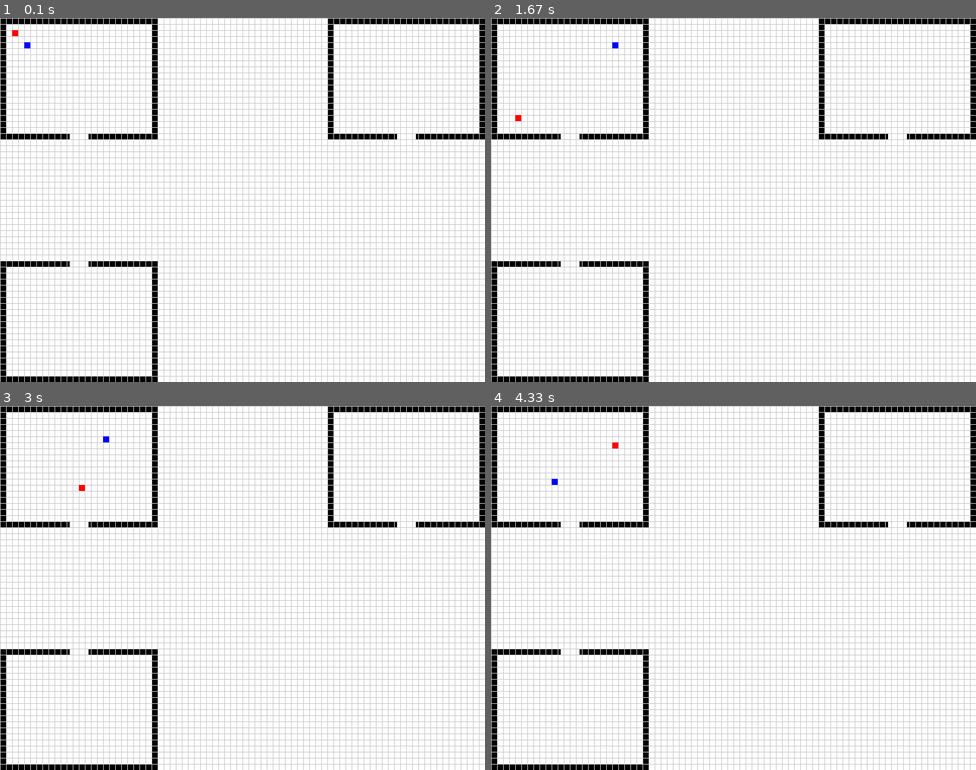
Above: before the commit, frames 1-4 (two rows, left to right).
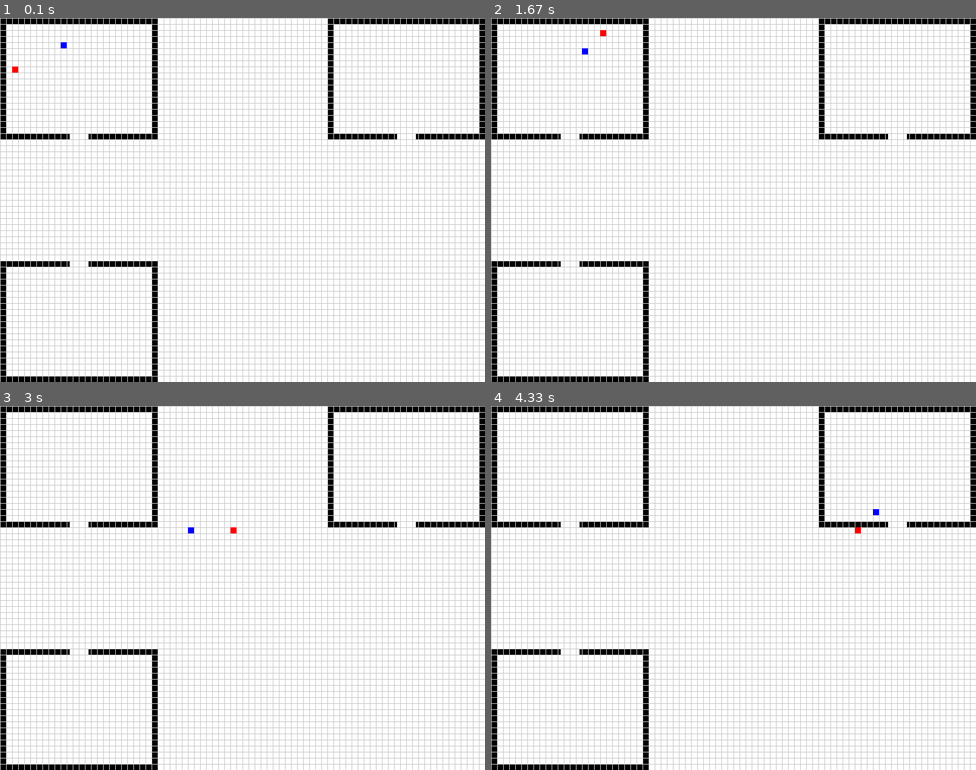
Above: after the commit, the same moments.

Repository: Chryron/llm-rpg
Game: pygame game, started from llm-rpg/main.py
The game is run twice, just before and just after one commit, with the same random seed, the same clock (stepped at 60 frames per second) and the same inputs.
Inputs:
- Up to frame 1 (0.1 s): no input
- Up to frame 2 (1.67 s): no input
- Up to frame 3 (3 s): no input
- Up to frame 4 (4.33 s): no input

The runs differ from the first frame. In frame 1, less than 0.1% of the frame differs, in the area x 2-14%, y 3-15%; in frame 2, less than 0.1%; in frame 3, less than 0.1%; in frame 4, less than 0.1%.

Commit message:
pathfinding action queue functional

Diff:
--- a/llm-rpg/brain.py
+++ b/llm-rpg/brain.py
@@ -8,6 +8,38 @@
         self.memory = Memory()
         self.target = None
         self.path = None
+
+        # Dialogue-related attributes
+
+        self.conversation_partner = None
+        self.messages = []
+
+
+
+    def decide_action(self, game_map, all_npcs):
+        """Decide on the next action for the NPC."""
+        if random.choice([True, False]):
+            target_npc = self._choose_npc_target(all_npcs)
+            if target_npc:
+                print(f"NPC {COLORS[self.parent_npc.color]} is targeting NPC {COLORS[target_npc.color]}")
+                message = random.choice(['Hello', 'How are you?', 'Nice to meet you'])
+                self.parent_npc.queue_action('converse', target_npc, message=message)
+                return  # Exit after queuing a converse action
+        target_location = self.choose_location(game_map)
+        if target_location:
+            self.parent_npc.queue_action('pathfind', target_location)
+
+
+    def _choose_conversation_partner(self, all_npcs):
+        """Choose a random NPC to converse with."""
+        available_npcs = [npc for npc in all_npcs if npc != self.parent_npc]
+        return random.choice(available_npcs) if available_npcs else None
+
+    def _choose_npc_target(self, all_npcs):
+        """Choose a random NPC to target."""
+        available_npcs = [npc for npc in all_npcs if npc != self.parent_npc]
+        return random.choice(available_npcs) if available_npcs else None
+
 
 
     def choose_location(self, game_map):
@@ -26,8 +58,8 @@
             available_npcs = [npc for npc in all_npcs if npc != self.parent_npc]
             if available_npcs:
                 target_npc = random.choice(available_npcs)
-                self.target = {'type': 'npc', 'data': (target_npc.x, target_npc.y), 'npc': target_npc}
                 print(f"NPC {COLORS[self.parent_npc.color]} is targeting NPC {COLORS[target_npc.color]}")
+                self.parent_npc.queue_action('converse', target_npc)
             else:
                 self.choose_location_as_target(game_map)
         else:
@@ -37,30 +69,57 @@
         """Choose a location as the target."""
         target_coords = self.choose_location(game_map)
         if target_coords:
-            self.target = {'type': 'coords', 'data': target_coords}
-            # print(f"NPC {COLORS[self.parent_npc.color]} is targeting location at {target_coords}")
+            self.parent_npc.queue_action('pathfind', target_coords)
 
-    def choose_random_point(self, game_map):
-        while True:
-            x = random.randint(0, SCREEN_WIDTH // GRID_SIZE - 1)
-            y = random.randint(0, SCREEN_HEIGHT // GRID_SIZE - 1)
-            if not game_map.is_wall(x, y):
-                self.target = {'type': 'coords', 'data': (x, y)}
-                print(f"NPC {COLORS[self.parent_npc.color]} is targeting ({x}, {y})")
-                break
+    # def choose_random_point(self, game_map):
+    #     while True:
+    #         x = random.randint(0, SCREEN_WIDTH // GRID_SIZE - 1)
+    #         y = random.randint(0, SCREEN_HEIGHT // GRID_SIZE - 1)
+    #         if not game_map.is_wall(x, y):
+    #             self.target = {'type': 'coords', 'data': (x, y)}
+    #             print(f"NPC {COLORS[self.parent_npc.color]} is targeting ({x}, {y})")
+    #             break
+
+    def determine_path(self, current_position, game_map):
+        current_action = self.parent_npc.action_queue[0] if self.parent_npc.action_queue else None
+        if current_action and current_action.type == 'pathfind':
+            if not isinstance(current_action.target, tuple):
+                target_position = {'type': 'npc',
+                                   'data': (current_action.target.x, current_action.target.y),
+                                   'npc': current_action.target}
+                pass
+            else:
+                target_position = {'type': 'coords',
+                                   'data': current_action.target,}
+                pass
+            self.target_position = target_position['data']
+            self.path = a_star_pathfinding(current_position, target_position, game_map, {'type': 'npc', 'data': (self.parent_npc.x, self.parent_npc.y), 'npc': self.parent_npc})
+
+        else:
+            Exception("No pathfinding action in queue")
 
 
-    def determine_path(self, current_position, game_map):
-        if self.target:
-            if self.target['type']=='npc': self.target['data'] = (self.target['npc'].x, self.target['npc'].y)
-            self.path = a_star_pathfinding(current_position, self.target, game_map, {'type': 'npc', 'data': (self.parent_npc.x, self.parent_npc.y), 'npc': self.parent_npc})
+    # def determine_path(self, current_position, game_map):
+    #     if self.target:
+    #         if self.target['type']=='npc': self.target['data'] = (self.target['npc'].x, self.target['npc'].y)
+    #         self.path = a_star_pathfinding(current_position, self.target, game_map, {'type': 'npc', 'data': (self.parent_npc.x, self.parent_npc.y), 'npc': self.parent_npc})
 
-    def target_has_moved_significantly(self, old_position, threshold=0):
+    def target_has_moved_significantly(self, threshold=20):
+        """Check if the target has moved significantly since the path was determined."""
+        action = self.parent_npc.action_queue[0]
+        old_position = self.target_position
+        if action.type == 'pathfind':
+            if not isinstance(action.target, tuple):
+                dx = action.target.x - old_position[0]
+                dy = action.target.y - old_position[1]
+                return abs(dx) > threshold or abs(dy) > threshold
+            else:
+                return False
+        else:
+            Exception("No pathfinding action in queue")
+
         if not self.target['type'] == 'npc' or not self.target['npc']:
             return False
-        dx = self.target['npc'].x - old_position[0]
-        dy = self.target['npc'].y - old_position[1]
-        return abs(dx) > threshold or abs(dy) > threshold
 
     def see_surroundings(self, current_location):
         # For simplicity, let's assume it can see 1 grid square around it
--- a/llm-rpg/game_map.py
+++ b/llm-rpg/game_map.py
@@ -14,7 +14,7 @@
     def is_wall(self, x: int, y: int) -> bool:
         # Implement this function to check if a given grid cell is a wall
         # Use pygame's Surface.get_at() to check the pixel color
-        pixel_color = self.map_image.get_at((x * GRID_SIZE + GRID_SIZE // 2, y * GRID_SIZE + GRID_SIZE // 2))
+        pixel_color = self.map_image.get_at((x * GRID_SIZE + GRID_SIZE // 2, y * GRID_SIZE + GRID_SIZE // 2)) #ERROR: IndexError: pixel index out of range
         return pixel_color == BLACK
 
     def get_current_location(self, x: int, y: int) -> str:
--- a/llm-rpg/main.py
+++ b/llm-rpg/main.py
@@ -31,13 +31,13 @@
                 running = False
 
         screen.blit(game_map.map_image, (0, 0))
-
+        # NPC_REGISTRY: list[NPC]
         for npc in NPC_REGISTRY:
 
             npc.move(game_map)
             npc.draw(screen)
         pygame.display.flip()
-        clock.tick(10)
+        clock.tick(60)
 
     pygame.quit()
 
--- a/llm-rpg/npc.py
+++ b/llm-rpg/npc.py
@@ -2,6 +2,15 @@
 from brain import Brain  # This is the decision-making logic which we'll define later
 from globals import NPC_REGISTRY
 from constants import GRID_SIZE, COLORS
+from collections import deque
+import random
+
+class Action:
+    def __init__(self, action_type, target=None, message=None, end=False):
+        self.type = action_type  # 'pathfind', 'converse'
+        self.target = target
+        self.message = message
+        self.end = end
 
 class NPC:
     def __init__(self, x, y, color):
@@ -11,45 +20,148 @@
         self.brain = Brain(self)
         NPC_REGISTRY.append(self)
         self.hunger = 0
+        self.action_queue: deque = deque()  # Queue for actions
+        self.paused_action = None
 
     def draw(self, screen):
         pygame.draw.rect(screen, self.color, (self.x * GRID_SIZE, self.y * GRID_SIZE, GRID_SIZE, GRID_SIZE))
 
+    def _execute_pathfind(self, action, game_map):
+        target = action.target
+        if not self.brain.path:
+            self.brain.determine_path((self.x, self.y), game_map)
+            if not self.brain.path:
+                self.action_queue.popleft()
+                self.resume_previous_action()
+                return
+
+        if self.brain.target_has_moved_significantly():
+            self.brain.determine_path((self.x, self.y), game_map)
+        # Check if next step is blocked by another NPC and recompute path if necessary
+
+        next_step = self.brain.path.pop(0)
+
+        if (next_step[0], next_step[1]) in [(npc.x, npc.y) for npc in NPC_REGISTRY if npc != self]:
+            # another npc in next step.
+            self.brain.path = None
+            self.brain.determine_path((self.x, self.y), game_map)
+            next_step = self.brain.path.pop(0)
+
+            if (next_step[0], next_step[1]) in [(npc.x, npc.y) for npc in NPC_REGISTRY if npc != self]:
+                pass
+            else:
+                self.x, self.y = next_step
+        else:
+            self.x, self.y = next_step
+
+        if isinstance(target, NPC):
+            target_distance = abs(self.x - target.x) + abs(self.y - target.y)
+            if target_distance<2:
+                self.action_queue.popleft()
+                # print(f"NPC {COLORS[self.color]} has reached its target ({next_step})!")
+                self.resume_previous_action()
+                return
+        # Move to the next position in the path
+        if not self.brain.path:
+            self.action_queue.popleft()
+            # print(f"NPC {COLORS[self.color]} has reached its target ({next_step})!")
+            self.resume_previous_action()
+            return
+
+
+    def queue_action(self, action_type, target=None, message=None, end=False):
+        """Queue an action for the NPC."""
+        action = Action(action_type, target=target, message=message, end=end)
+        if self.action_queue:
+            print("jelp")
+        self.action_queue.append(action)
+
+    def resume_previous_action(self):
+        if self.paused_action:
+            if self.action_queue:
+                print('help')
+            self.action_queue.append(self.paused_action)
+            self.paused_action = None
+    def _execute_converse(self, action, game_map):
+        target_npc = action.target
+        if target_npc:
+            target_distance = abs(self.x - target_npc.x) + abs(self.y - target_npc.y)
+            if target_distance > 1:
+                # Save the converse action temporarily
+                self.paused_action = self.action_queue.popleft()
+                # If they are not adjacent, pathfind to the target
+                self.queue_action('pathfind', target=target_npc)
+                return
+            else:
+                if not self.action_queue[0].end:
+                    if not target_npc.paused_action and target_npc.action_queue:
+                        target_npc.paused_action = target_npc.action_queue.popleft()  # Pause target's current action
+                    target_npc.queue_action('converse', message=random.choice(['Hello', 'How are you?', 'Nice to meet you']), target=self, end=True)  # Force target to converse
+
+                print(f"NPC {COLORS[self.color]} says: {action.message}")
+                self.action_queue.popleft()  # Dequeue the current action
+                # End the conversation for both NPCs
+                self.end_conversation(game_map)
+                # target_npc.end_conversation(game_map)
+
+    def end_conversation(self, game_map):
+        if self.paused_action:
+            self.resume_previous_action()
+        else:
+            if not self.action_queue:
+                self.brain.decide_action(game_map, NPC_REGISTRY)
 
     def move(self, game_map):
-        if self.brain.target:
-            target_position = self.brain.target['data']
-            # Check if we're adjacent to our target NPC
-            if self.brain.target['type'] == 'npc':
-                target = self.brain.target['npc']
-                target_distance = abs(self.x - target.x) + abs(self.y - target.y)
-                if target_distance == 1:
-                    self.brain.target = None
-                    self.brain.path = None
-                    print(f"NPC {COLORS[self.color]} has reached its target!")
-                    return
+        # Prioritize actions in the action queue.
+        if not self.action_queue:
+            self.brain.decide_action(game_map, NPC_REGISTRY)
+        if len(self.action_queue) > 2:
+            print("help")
+        elif len(self.action_queue) > 1:
+            print("help")
+        current_action = self.action_queue[0]  # Peek the first action
 
-        # Check if the next step in the path is blocked by another NPC
-        if self.brain.path:
-            next_step = self.brain.path[0]
-            if (next_step[0], next_step[1]) in [(npc.x, npc.y) for npc in NPC_REGISTRY if npc != self]:
-                # If blocked, discard the current path to force a re-evaluation
-                self.brain.path = None
-                self.brain.determine_path((self.x, self.y), game_map)  # Re-determine the path immediately
+        if current_action.type == 'pathfind':
+            self._execute_pathfind(current_action, game_map)
+        elif current_action.type == 'converse':
+            self._execute_converse(current_action, game_map)
 
 
 
-        if not self.brain.target or not self.brain.path:
-            self.brain.choose_target(game_map, NPC_REGISTRY)
-            self.brain.determine_path((self.x, self.y), game_map)
-        elif self.brain.target_has_moved_significantly(target_position): # could it get to here without target_position being defined?
-            self.brain.determine_path((self.x, self.y), game_map)
-            self.brain.path.pop(0) # Remove the first step in the path, since it's the current position
+    # def move(self, game_map):
+    #     if self.brain.target:
+    #         target_position = self.brain.target['data']
+    #         # Check if we're adjacent to our target NPC
+    #         if self.brain.target['type'] == 'npc':
+    #             target = self.brain.target['npc']
+    #             target_distance = abs(self.x - target.x) + abs(self.y - target.y)
+    #             if target_distance == 1:
+    #                 self.brain.target = None
+    #                 self.brain.path = None
+    #                 print(f"NPC {COLORS[self.color]} has reached its target!")
+    #                 return
 
-        # Take the next step towards the target
-        if self.brain.path:
-            next_step = self.brain.path.pop(0)
-            self.x, self.y = next_step
-            if not self.brain.path:
-                self.brain.target = None
-                print(f"NPC {COLORS[self.color]} has reached its target ({next_step})!")
+    #     # Check if the next step in the path is blocked by another NPC
+    #     if self.brain.path:
+    #         next_step = self.brain.path[0]
+    #         if (next_step[0], next_step[1]) in [(npc.x, npc.y) for npc in NPC_REGISTRY if npc != self]:
+    #             # If blocked, discard the current path to force a re-evaluation
+    #             self.brain.path = None
+    #             self.brain.determine_path((self.x, self.y), game_map)  # Re-determine the path immediately
+
+
+
+    #     if not self.brain.target or not self.brain.path:
+    #         self.brain.choose_target(game_map, NPC_REGISTRY)
+    #         self.brain.determine_path((self.x, self.y), game_map)
+    #     elif self.brain.target_has_moved_significantly(target_position): # could it get to here without target_position being defined?
+    #         self.brain.determine_path((self.x, self.y), game_map)
+    #         self.brain.path.pop(0) # Remove the first step in the path, since it's the current position
+
+    #     # Take the next step towards the target
+    #     if self.brain.path:
+    #         next_step = self.brain.path.pop(0)
+    #         self.x, self.y = next_step
+    #         if not self.brain.path:
+    #             self.brain.target = None
+    #             print(f"NPC {COLORS[self.color]} has reached its target ({next_step})!")
--- a/llm-rpg/pathfinding.py
+++ b/llm-rpg/pathfinding.py
@@ -21,10 +21,26 @@
     target_node = Node(target['data'][0], target['data'][1])
 
     open_list.append(start_node)
+
+
     if target['type'] == 'npc':
         npc_positions = {(npc.x, npc.y) for npc in NPC_REGISTRY if (npc.x, npc.y) != current_npc['data'] and (npc.x, npc.y) != target['data']}
     else:
         npc_positions = {(npc.x, npc.y) for npc in NPC_REGISTRY if (npc.x, npc.y) != current_npc['data']}
+
+    possible_target_positions = [target['data']]
+    # if target['type'] == 'npc':
+    #     possible_target_positions = [
+    #         (target_node.x + dx, target_node.y + dy)
+    #         for dx, dy in [(0, -1), (0, 1), (-1, 0), (1, 0)]
+    #         if 0 <= target_node.x + dx < SCREEN_WIDTH // GRID_SIZE and 0 <= target_node.y + dy < SCREEN_HEIGHT // GRID_SIZE
+    #         and not game_map.is_wall(target_node.x + dx, target_node.y + dy)
+    #         and (target_node.x + dx, target_node.y + dy) not in npc_positions
+    #     ]
+    # else:
+    #     possible_target_positions = [target['data']]
+    # if not possible_target_positions:
+    #     Exception("No possible target positions")
 
     while len(open_list) > 0:
 
@@ -35,13 +51,13 @@
         # print(f"Current node: {current_node.x}, {current_node.y}. Target node: {target_node.x}, {target_node.y}. Open list: {len(open_list)}. Closed list: {len(closed_list)}")
 
         # Found the goal
-        if current_node.x == target_node.x and current_node.y == target_node.y:
+        if any([current_node.x == x and current_node.y == y for x, y in possible_target_positions]):
             path = []
             current = current_node
             while current is not None:
                 path.append((current.x, current.y))
                 current = current.parent
-            return path[::-1]  # Return reversed path
+            return path[::-1][1:]  # Return reversed path
 
         children = []
         for new_position in [(0, -1), (0, 1), (-1, 0), (1, 0)]:
